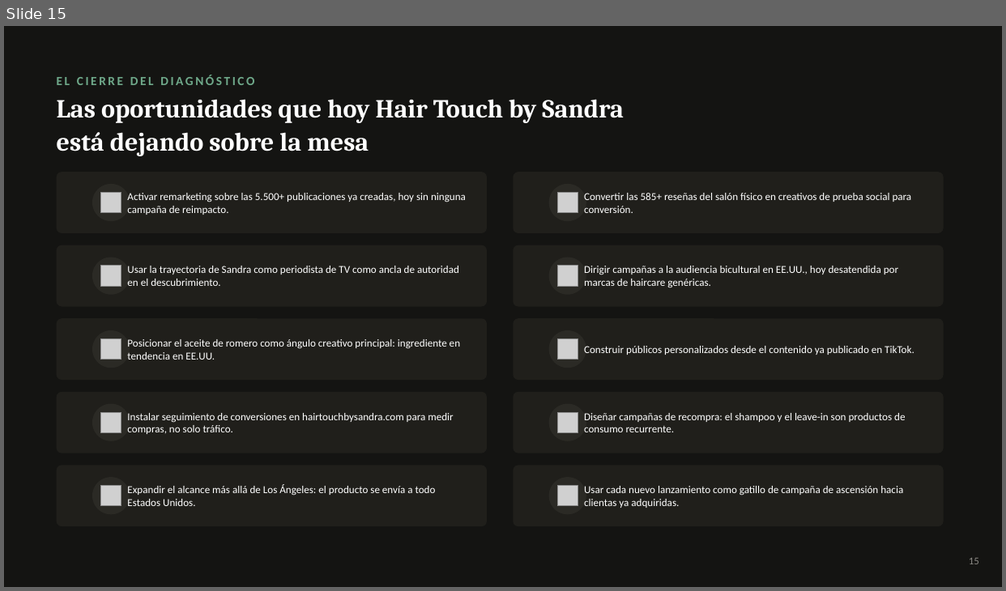
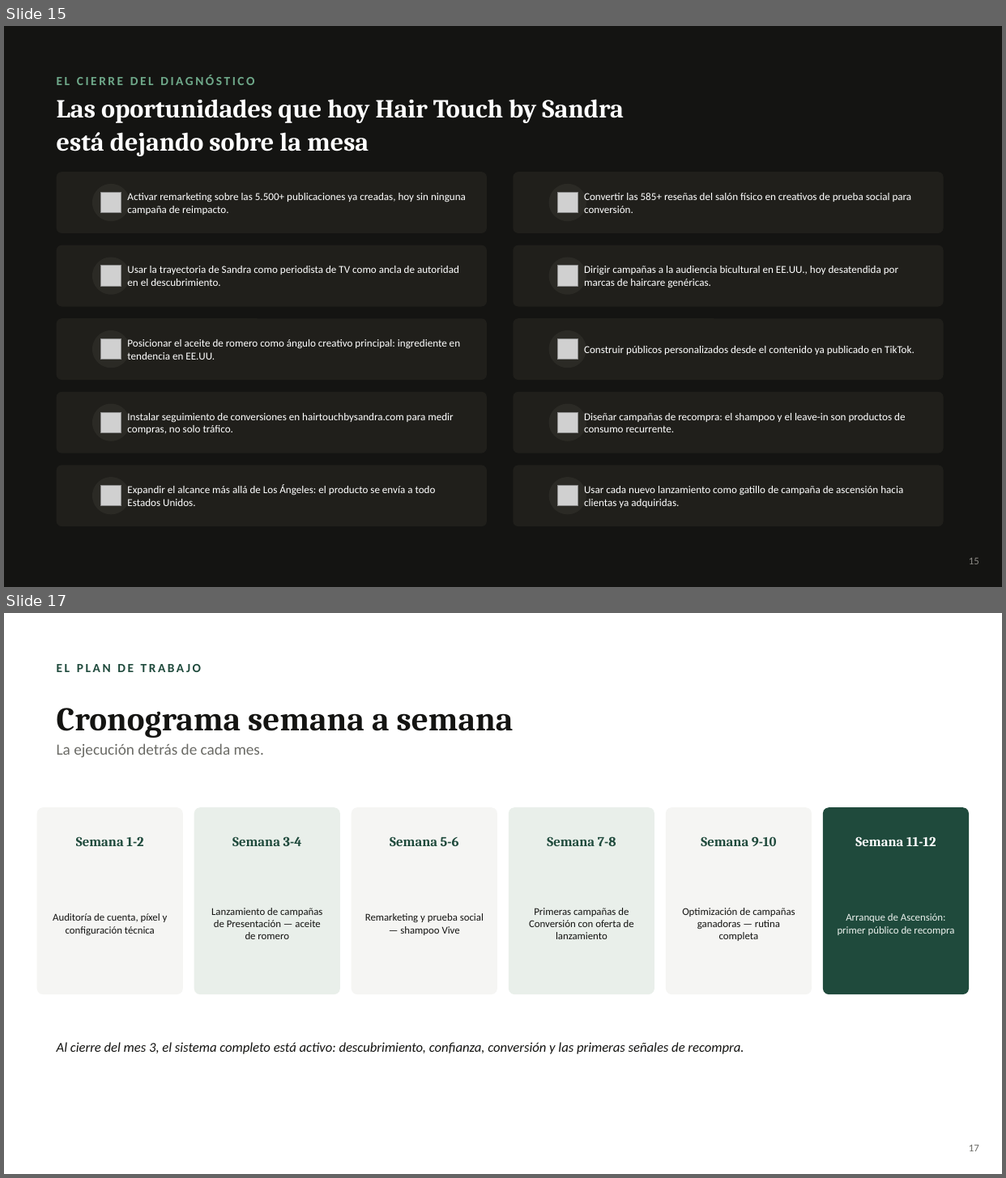
Before and after one commit to rozoerik-eng/Presentaciones-y-varios, a slide deck: Andres - Productos para el Cabello (EEUU)/HairTouch_by_Sandra_Metodologia.pptx. Shown one above the other, each under a label of ours: slide 15 before the commit, slides 15 and 17 after it; the slides between them are not shown. The pictures are 1006x591 and 1006x1178 pixels, drawn with LibreOffice and Linux fonts; fonts in the diff are those of the drawing; grey boxes stand for pictures. Boxes give left, top, right and bottom in pixels: in the first picture for what was removed or moved away, otherwise in the second. Text is boxed around its words. In the diff, an @@ line names an element or a change of style, - is before the commit and + after.

```diff
--- a/Andres - Productos para el Cabello (EEUU)/HairTouch_by_Sandra_Metodologia.pptx
+++ b/Andres - Productos para el Cabello (EEUU)/HairTouch_by_Sandra_Metodologia.pptx
@@ slide 17 added at [4,613,1002,1174], background #FFFFFF @@
@@ text added at [57,664,202,672], 12 pt, text #1F4A3C, bold @@
+EL PLAN DE TRABAJO
@@ text added at [57,708,513,738], 32 pt, text #141412, bold @@
+Cronograma semana a semana
@@ text added at [57,743,264,757], 15 pt, text #6B6B66 @@
+La ejecución detrás de cada mes.
@@ rounded rectangle added at [37,807,183,995], fill #F5F5F3 @@
@@ rounded rectangle added at [194,807,340,995], fill #E9EFEA @@
@@ rounded rectangle added at [351,807,497,995], fill #F5F5F3 @@
@@ rounded rectangle added at [509,807,654,995], fill #E9EFEA @@
@@ rounded rectangle added at [666,807,812,995], fill #F5F5F3 @@
@@ rounded rectangle added at [823,807,969,995], fill #1F4A3C @@
@@ text added at [76,837,143,846], 13 pt, text #1F4A3C, bold @@
+Semana 1-2
@@ text added at [232,837,302,846], 13 pt, text #1F4A3C, bold @@
+Semana 3-4
@@ text added at [390,837,459,846], 13 pt, text #1F4A3C, bold @@
+Semana 5-6
@@ text added at [547,837,616,846], 13 pt, text #1F4A3C, bold @@
+Semana 7-8
@@ text added at [701,837,777,846], 13 pt, text #1F4A3C, bold @@
+Semana 9-10
@@ text added at [855,837,936,846], 13 pt, text #FFFFFF, bold @@
+Semana 11-12
@@ text added at [53,914,168,935], 10 pt, text #141412 @@
+Auditoría de cuenta, píxel y configuración técnica
@@ text added at [211,908,322,939], 10 pt, text #141412 @@
+Lanzamiento de campañas de Presentación — aceite de romero
@@ text added at [365,914,484,935], 10 pt, text #141412 @@
+Remarketing y prueba social — shampoo Vive
@@ text added at [529,908,634,939], 10 pt, text #141412 @@
+Primeras campañas de Conversión con oferta de lanzamiento
@@ text added at [682,908,795,941], 10 pt, text #141412 @@
+Optimización de campañas ganadoras — rutina completa
@@ text added at [837,914,954,935], 10 pt, text #EAF0EC @@
+Arranque de Ascensión: primer público de recompra
@@ text added at [57,1042,744,1054], 13 pt, text #141412, italic @@
+Al cierre del mes 3, el sistema completo está activo: descubrimiento, confianza, conversión y las primeras señales de recompra.
@@ text added at [969,1145,979,1152], 10 pt, text #6B6B66 @@
+17
```
Also in this commit, not shown: 1 slide changed, 1 other slide added.
